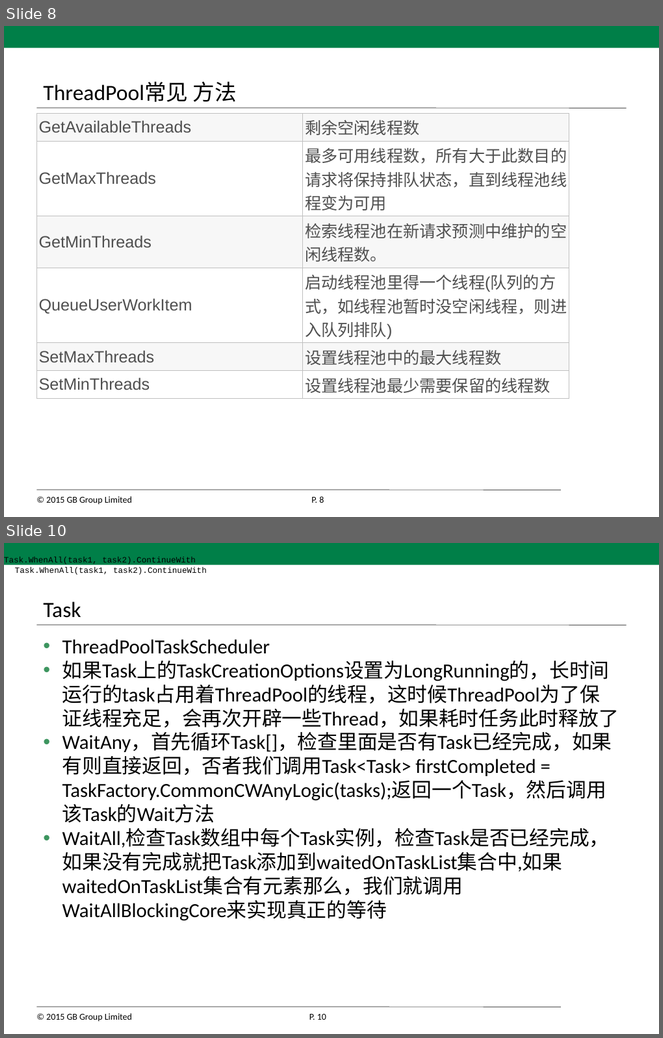
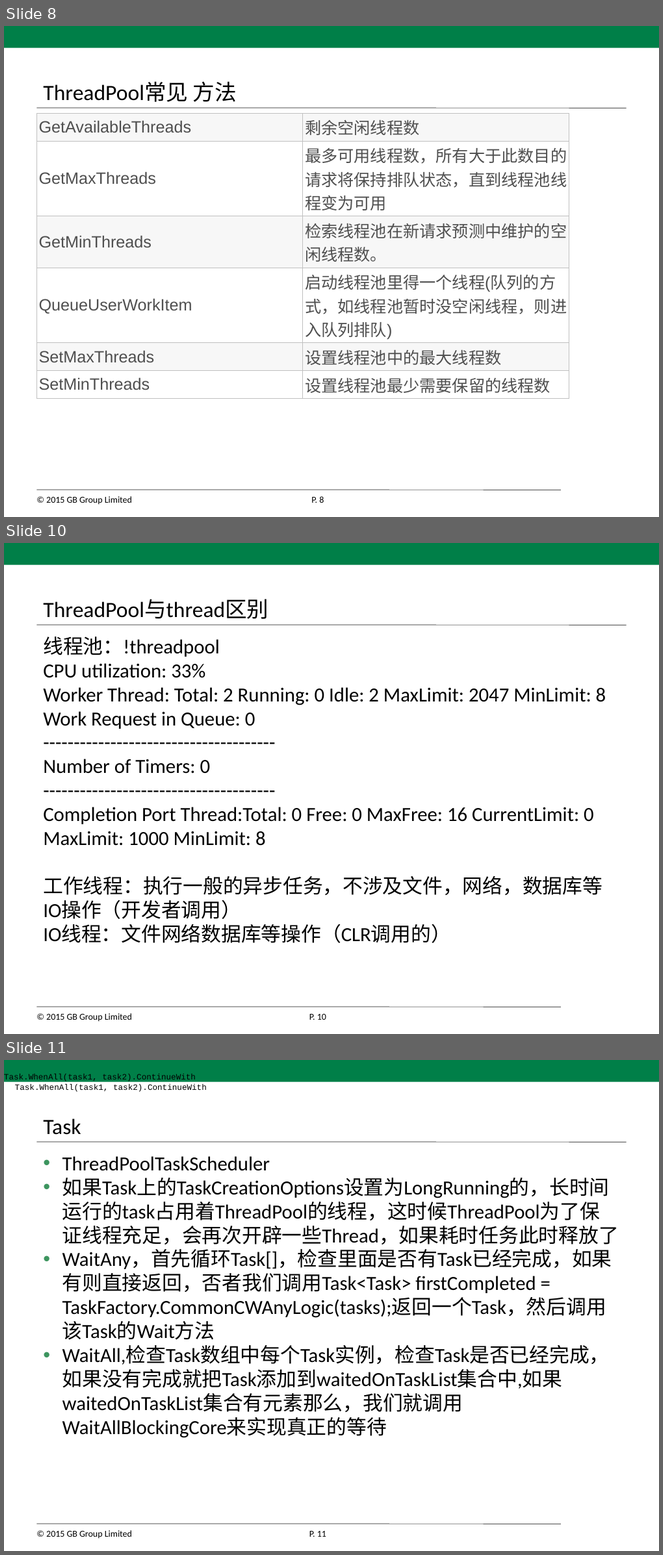
Before and after one commit to xiafeicn/AsyncProgram, a slide deck: 异步编程.pptx. Shown one above the other, each under a label of ours: slides 8 and 10 before the commit, slides 8, 10 and 11 after it; the slides between them are not shown. The pictures are 663x1038 and 663x1555 pixels, drawn with LibreOffice and Linux fonts; fonts in the diff are those of the drawing; background and template pictures are left out. Boxes give left, top, right and bottom in pixels: in the first picture for what was removed or moved away, otherwise in the second. Text is boxed around its words. In the diff, an @@ line names an element or a change of style, - is before the commit and + after.

Commit message:
多线程

```diff
--- a/异步编程.pptx
+++ b/异步编程.pptx
@@ slide 10 added at box(4, 543, 659, 1034), background #FFFFFF; not listed: 5 template elements that a slide beside it also shows @@
@@ title added at box(43, 599, 269, 619), 24 pt, text #000000 @@
+ThreadPool与thread区别
@@ text added at box(43, 637, 607, 943), 22 pt, text #000000 @@
+线程池：!threadpool
+CPU utilization: 33%
+Worker Thread: Total: 2 Running: 0 Idle: 2 MaxLimit: 2047 MinLimit: 8
+Work Request in Queue: 0
+--------------------------------------
+Number of Timers: 0
+--------------------------------------
+Completion Port Thread:Total: 0 Free: 0 MaxFree: 16 CurrentLimit: 0 MaxLimit: 1000 MinLimit: 8
+工作线程：执行一般的异步任务，不涉及文件，网络，数据库等IO操作（开发者调用）
+IO线程：文件网络数据库等操作（CLR调用的）
@@ what was slide 10 is now slide 11 @@
@@ page number at box(310, 1531, 326, 1537): text changed @@
-P. 10
+P. 11
```
Also in this commit, not shown: 1 slide changed, 1 other file.
